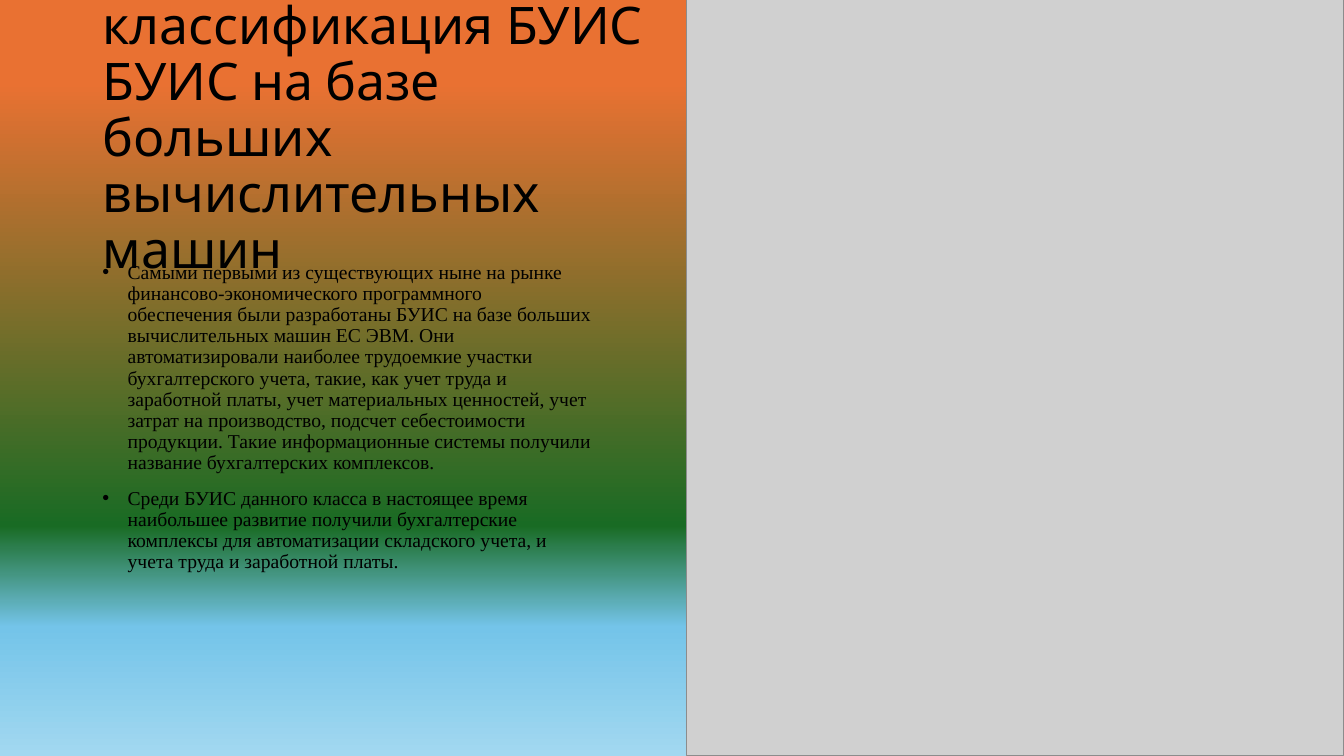
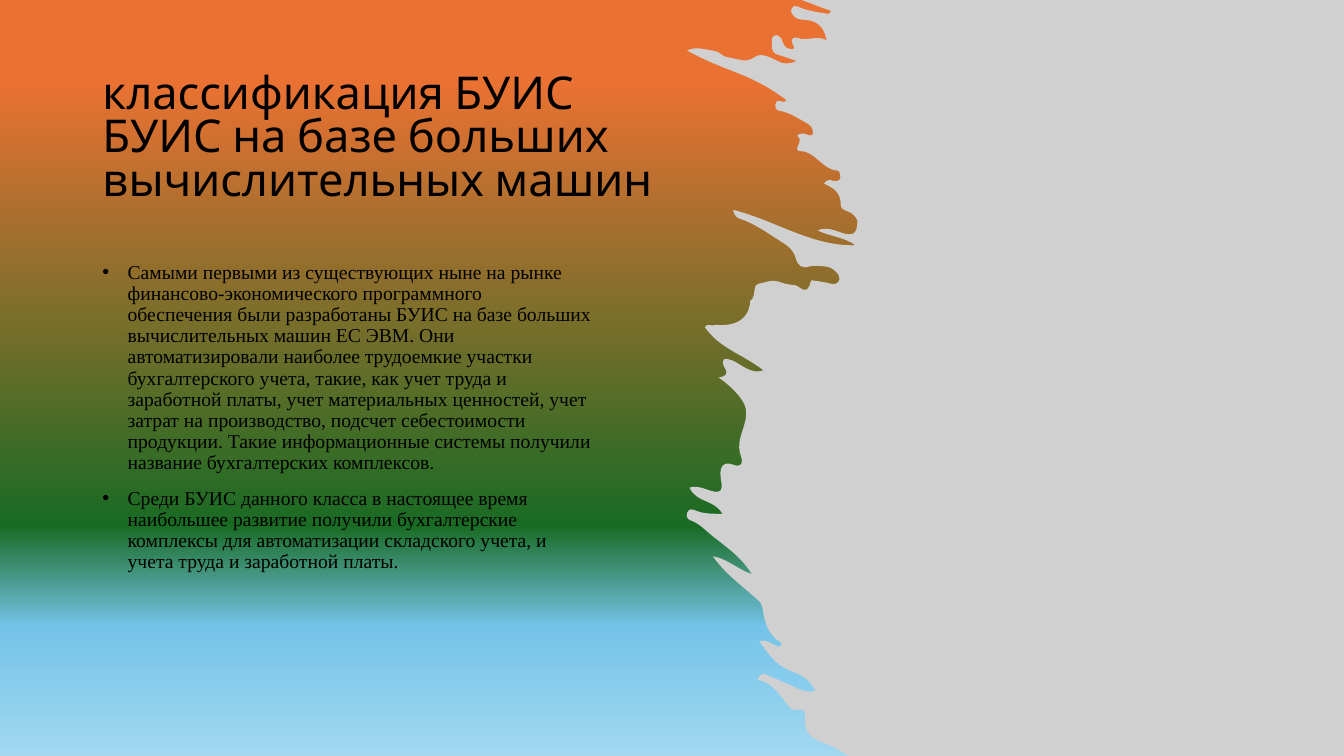
Before and after one commit to Di-Liks/Classification-of-BUIS, a slide deck: slide 4 of классификация БУИС.pptx (slide 3 before the commit). Drawn at 1344x756 pixels with LibreOffice and Linux fonts; fonts in the diff are those of the drawing; grey boxes stand for pictures. Boxes give left, top, right and bottom in pixels: in the first picture for what was removed or moved away, otherwise in the second. Text is boxed around its words. In the diff, an @@ line names an element or a change of style, - is before the commit and + after.

```diff
--- a/классификация БУИС.pptx
+++ b/классификация БУИС.pptx
@@ picture at <box>687,0,1344,756</box>: outline redrawn @@
@@ title "классификация БУИС БУИС на базе ..." at <box>102,74,653,197</box>: size 37 to 32.3 pt; line spacing 0.9 to 0.8 @@
```
Also in this commit, not shown: 5 other slides changed, 1 slide added.
